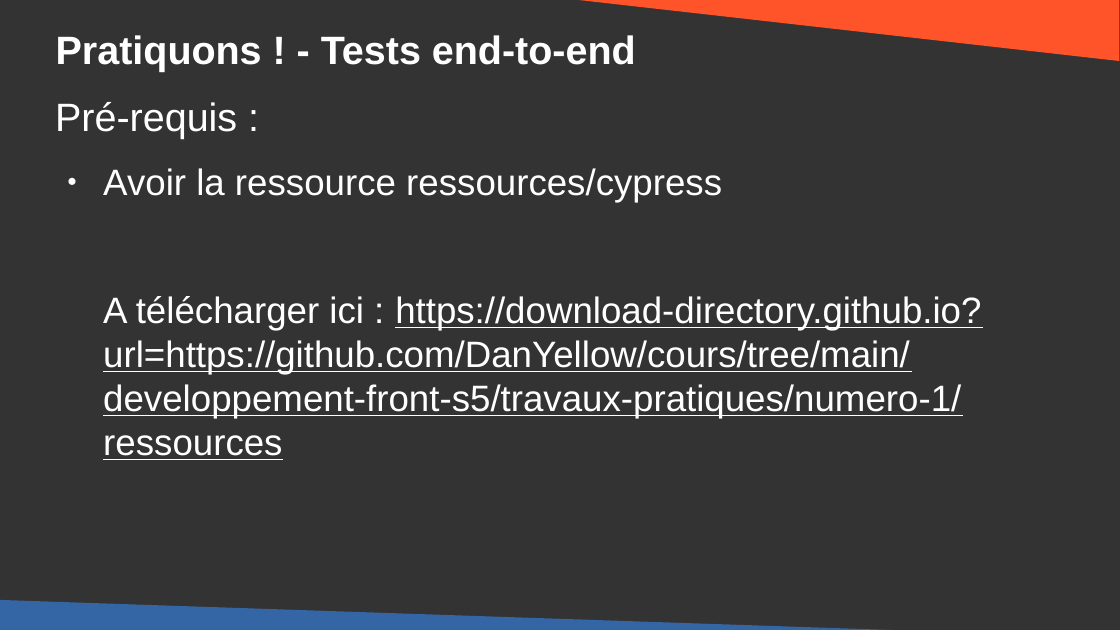
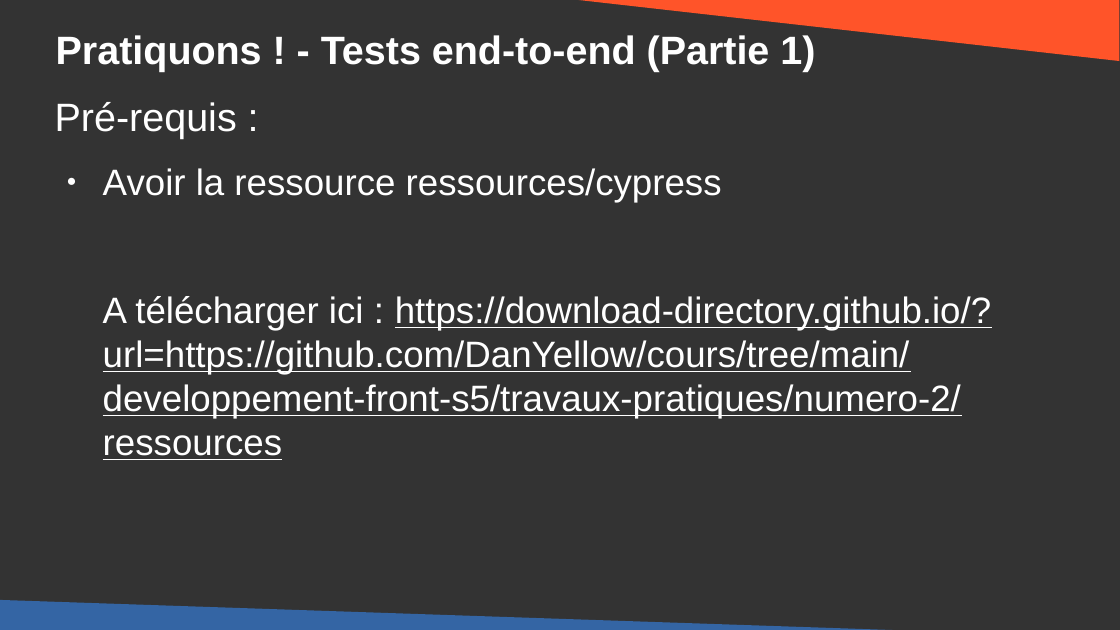
Before and after one commit to DanYellow/cours, a slide deck: slide 19 of developpement-front-s5/travaux-pratiques/numero-2/presentation.odp. Drawn at 1120x630 pixels with LibreOffice and Linux fonts; fonts in the diff are those of the drawing. Boxes give left, top, right and bottom in pixels: in the first picture for what was removed or moved away, otherwise in the second. Text is boxed around its words. In the diff, an @@ line names an element or a change of style, - is before the commit and + after.

Commit message:
Add server for input tests

```diff
--- a/developpement-front-s5/travaux-pratiques/numero-2/presentation.odp
+++ b/developpement-front-s5/travaux-pratiques/numero-2/presentation.odp
@@ title at (56,35,815,72): text changed @@
-Pratiquons ! - Tests end-to-end
+Pratiquons ! - Tests end-to-end (Partie 1)
@@ text at (103,296,991,460): text changed @@
-A télécharger ici : https://download-directory.github.io?url=https://github.com/DanYellow/cours/tree/main/developpement-front-s5/travaux-pratiques/numero-1/ressources
+A télécharger ici : https://download-directory.github.io/?url=https://github.com/DanYellow/cours/tree/main/developpement-front-s5/travaux-pratiques/numero-2/ressources
```
Also in this commit, not shown: 6 other slides changed, 13 slides added, 9 slides removed, 7 other files.
